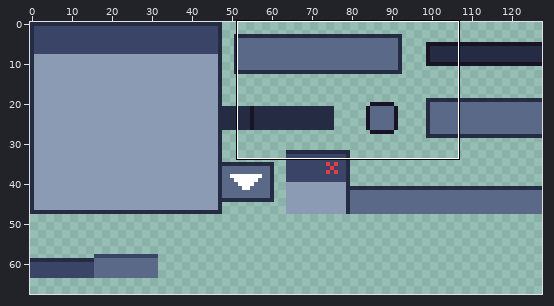
Sprite sheet: wingrid/assets/art/tiles/tiles_sleek.png. The first picture is a wide view before the edit; the outline marks the close-up.
Close-up. The starting point:
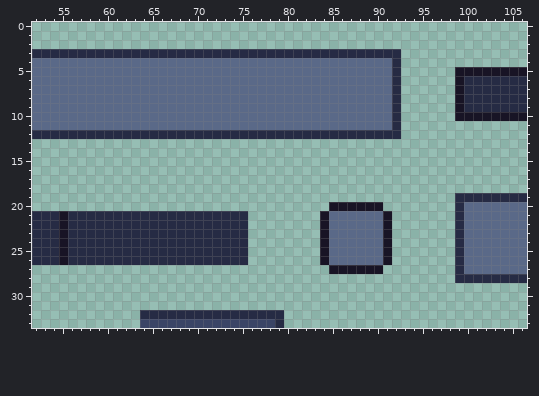
The file is 128x128 pixels. Shown: x 52..106, y 0..33. The wide view leaves out empty margins.
Now the later version:
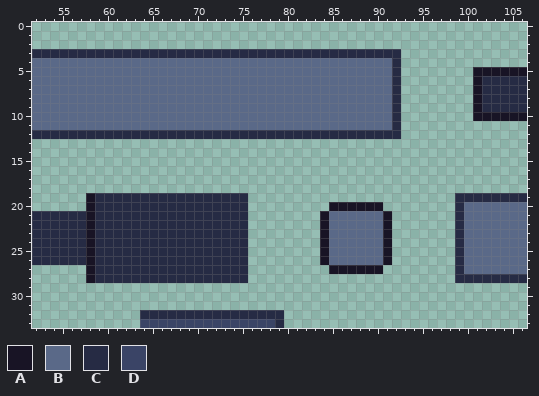
Palette (. is transparent): A #181425  B #5a6988  C #262b44  D #3a4466
Changes in this commit:
@@ x 97..103 @@
  4 .......
- 5 ..AAAAA
- 6 ..ACCCC
- 7 ..ACCCC
- 8 ..ACCCC
- 9 ..ACCCC
-10 ..AAAAA
+ 5 ....AAA
+ 6 ....ACC
+ 7 ....ACC
+ 8 ....ACC
+ 9 ....ACC
+10 ....AAA
 11 .......
@@ x 53..77 @@
 18 .........................
-19 .........................
-20 .........................
-21 CCACCCCCCCCCCCCCCCCCCCC..
-22 CCACCCCCCCCCCCCCCCCCCCC..
-23 CCACCCCCCCCCCCCCCCCCCCC..
-24 CCACCCCCCCCCCCCCCCCCCCC..
-25 CCACCCCCCCCCCCCCCCCCCCC..
-26 CCACCCCCCCCCCCCCCCCCCCC..
-27 .........................
-28 .........................
+19 .....ACCCCCCCCCCCCCCCCC..
+20 .....ACCCCCCCCCCCCCCCCC..
+21 CCCCCACCCCCCCCCCCCCCCCC..
+22 CCCCCACCCCCCCCCCCCCCCCC..
+23 CCCCCACCCCCCCCCCCCCCCCC..
+24 CCCCCACCCCCCCCCCCCCCCCC..
+25 CCCCCACCCCCCCCCCCCCCCCC..
+26 CCCCCACCCCCCCCCCCCCCCCC..
+27 .....ACCCCCCCCCCCCCCCCC..
+28 .....ACCCCCCCCCCCCCCCCC..
 29 .........................
